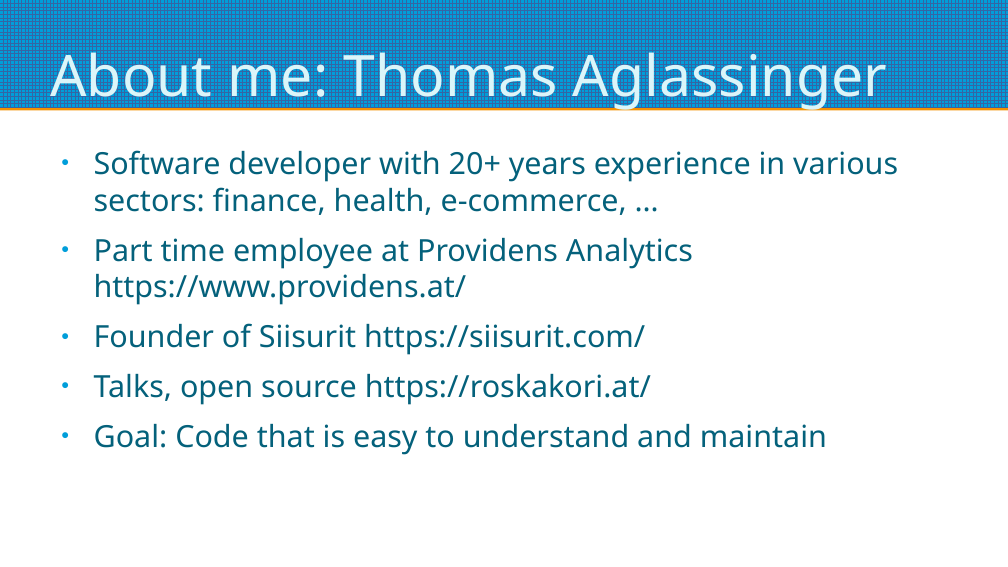
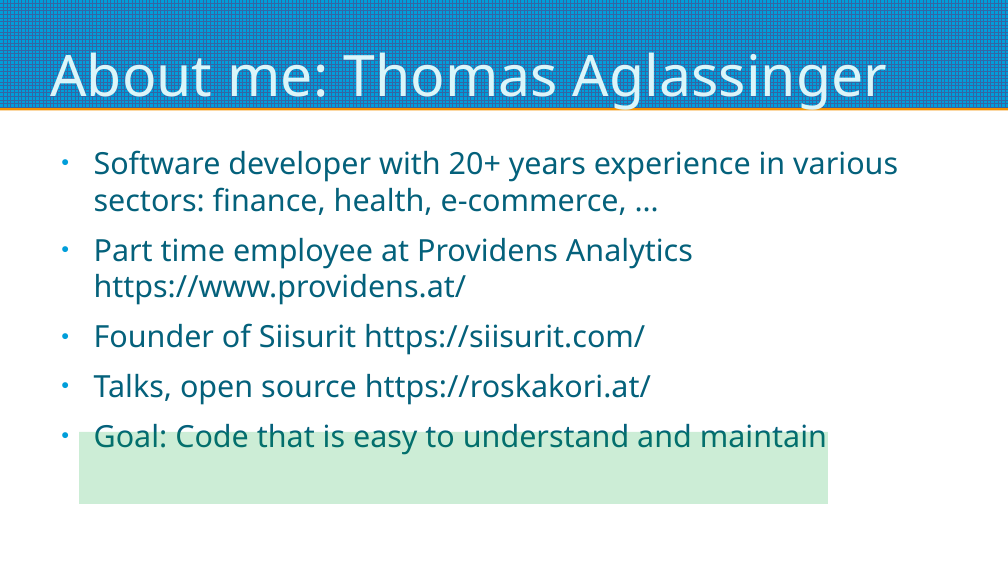
Before and after one commit to roskakori/django-reporting-with-raw-sql, a slide deck: slide 2 of Django reporting with raw SQL.odp. Drawn at 1008x567 pixels with LibreOffice and Linux fonts; fonts in the diff are those of the drawing. Boxes give left, top, right and bottom in pixels: in the first picture for what was removed or moved away, otherwise in the second. Text is boxed around its words. In the diff, an @@ line names an element or a change of style, - is before the commit and + after.

Commit message:
#1 Add slides about Django ORM for CRUD
This is the version shown at PyCon Austria.

```diff
--- a/Django reporting with raw SQL.odp
+++ b/Django reporting with raw SQL.odp
@@ rectangle added at box(80, 432, 829, 504), fill #00A933 at 20% opacity @@
```
Also in this commit, not shown: 10 other slides changed, 3 slides added, 2 slides removed.
